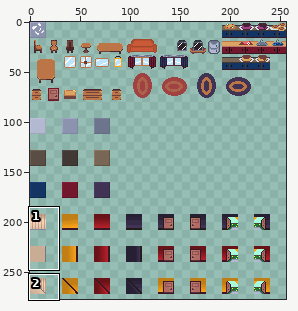
File history of a sprite sheet, assets/sprites/tileset/all_tileset.png. Above: a wide view before the commit, with the close-up outlined.
Close-up. Earlier state:
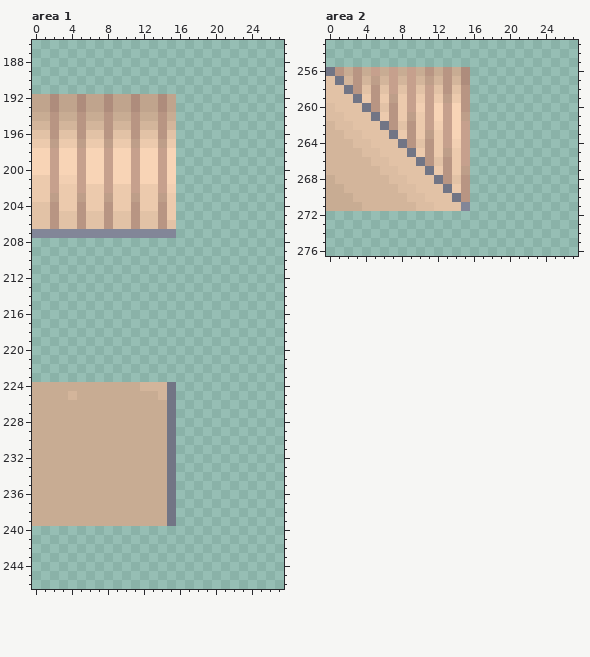
The file is 256x288 pixels. Colours within 5 levels of each other are drawn and written as one. Shown: area 1: x 0..27, y 186..246; area 2: x 0..27, y 253..276. The wide view leaves out empty margins.
After:
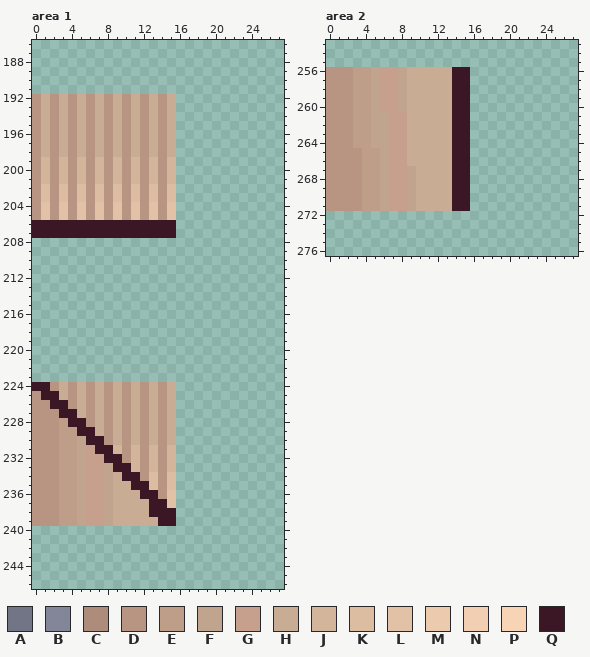
Palette (. is transparent): A #727585  B #828698  C #ae8c7c  D #b89583  E #be9e89  F #c0a48d  G #c6a08d  H #c8ac93  J #d3b59b  K #dcbda2  L #e2c2a6  M #eccaad  N #f2cfb2  P #f8d4b6  Q #3b1725
Log entry: More tiles adjusted
Diff:
--- area 1
@@ x 0..17 @@
 191 ..................
-192 FFCFFCFFCFFCFFCF..
-193 FFCFFCFFCFFCFFCF..
-194 HHDHHDHHDHHDHHDH..
-195 JJDJJDJJDJJDJJDJ..
-196 LLDLLDLLDLLDLLDL..
-197 MMEMMEMMEMMEMMEM..
-198 PPGPPGPPGPPGPPGP..
-199 PPGPPGPPGPPGPPGP..
-200 PPGPPGPPGPPGPPGP..
-201 MMGNNGPPGPPGPPGP..
-202 MMGMMGMMGMMGMMGN..
-203 MMEMMEMMEMMEMMEM..
-204 LLDMMDMMDMMDMMDM..
-205 LLDLLDLLDLLDLLDM..
-206 LLDLLDLLDLLDLLDL..
-207 BBBBBBBBBBBBBBBB..
+192 DHDHDHDHDHDHDHDH..
+193 DHDHDHDHDHDHDHDH..
+194 DHDHDHDHDHDHDHDH..
+195 DHDHDHDHDHDHDHDH..
+196 DHDHDHDHDHDHDHDH..
+197 DHDHDHDHDHDHDHDH..
+198 DHDHDHDHDHDHDHDH..
+199 DJDJDJDJDJDJDJDJ..
+200 DJDJDJDJDJDJDJDJ..
+201 DJDJDJDJDJDJDJDJ..
+202 DKDKDKDKDKDKDKDK..
+203 DKDKDKDKDKDKDKDK..
+204 DLDLDLDLDLDLDLDL..
+205 DLDLDLDLDLDLDLDL..
+206 QQQQQQQQQQQQQQQQ..
+207 QQQQQQQQQQQQQQQQ..
 208 ..................
@@ x 0..17 @@
 223 ..................
-224 HHHHHHHHHHHHJJJA..
-225 HHHHJHHHHHHHHHJA..
-226 HHHHHHHHHHHHHHHA..
-227 HHHHHHHHHHHHHHHA..
-228 HHHHHHHHHHHHHHHA..
-229 HHHHHHHHHHHHHHHA..
-230 HHHHHHHHHHHHHHHA..
-231 HHHHHHHHHHHHHHHA..
-232 HHHHHHHHHHHHHHHA..
-233 HHHHHHHHHHHHHHHA..
-234 HHHHHHHHHHHHHHHA..
-235 HHHHHHHHHHHHHHHA..
-236 HHHHHHHHHHHHHHHA..
-237 HHHHHHHHHHHHHHHA..
-238 HHHHHHHHHHHHHHHA..
-239 HHHHHHHHHHHHHHHA..
+224 QQDHDHDHDHDHDHDH..
+225 DQQHDHDHDHDHDHDH..
+226 DDQQDHDHDHDHDHDH..
+227 DDDQQHDHDHDHDHDH..
+228 DDDEQQDHDHDHDHDH..
+229 DDDEEQQHDHDHDHDH..
+230 DDDEEFQQDHDHDHDH..
+231 DDDEEFGQQJDJDJDJ..
+232 DDDEEFGGQQDJDJDJ..
+233 DDDEEFGGFQQJDJDJ..
+234 DDDEEFGGFHQQDKDK..
+235 DDDEEFGGFHHQQKDK..
+236 DDDEEFGGFHHHQQDL..
+237 DDDEEFGGFHHHHQQL..
+238 DDDEEFGGFHHHHQQQ..
+239 DDDEEFGGFHHHHHQQ..
 240 ..................
--- area 2
@@ x 0..17 @@
 255 ..................
-256 ADHDHGHGHGHDHDHC..
-257 LAJDJEJGJGJEJDJC..
-258 LLADLDLGLGLGLDLD..
-259 LLLAMDMEMGMGMEMD..
-260 KLLLADLDMGNGPGPD..
-261 KKLLLAMDMEMGPGPE..
-262 JKKLLLADLDMGNGPG..
-263 JJKKLLLAMDMEMGPG..
-264 JJJKKLLLADLDMGNG..
-265 JJJJKKLLLAMDMEMG..
-266 JJJJJKKLLLADLDMG..
-267 JJJJJJKKLLLAMDME..
-268 HJJJJJJKKLLLADLD..
-269 HHJJJJJJKKLLLAMD..
-270 HHHJJJJJJKKLLLAD..
-271 HHHHJJJJJJKKLLLB..
+256 DDDEEFGGFHHHHHQQ..
+257 DDDEEFGGFHHHHHQQ..
+258 DDDEEFGGFHHHHHQQ..
+259 DDDEEFGGFHHHHHQQ..
+260 DDDEEFGGFHHHHHQQ..
+261 DDDEEFFGGHHHHHQQ..
+262 DDDEEFFGGHHHHHQQ..
+263 DDDEEFFGGHHHHHQQ..
+264 DDDEEFFGGHHHHHQQ..
+265 DDDDEEFGGHHHHHQQ..
+266 DDDDEEFGGHHHHHQQ..
+267 DDDDEEFGGFHHHHQQ..
+268 DDDDEEFGGFHHHHQQ..
+269 DDDDEEFGGFHHHHQQ..
+270 DDDDEEFGGFHHHHQQ..
+271 DDDDEEFGGFHHHHQQ..
 272 ..................
Boxes around the changes in both close-ups, in picture pixels (x1, y1, x2, y2):
changed: (32, 94, 176, 238)
changed: (32, 382, 176, 526)
changed: (326, 67, 470, 211)
